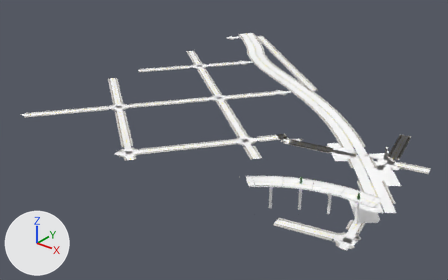
What one commit did to the glTF model game/assets/city/roads/roads_1_1.gltf.
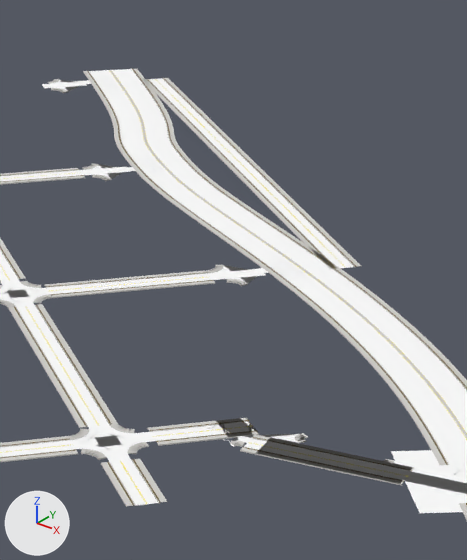
The first picture shows the older version from a 50 mm lens placed at (1230.0, -1464.0, 343.0), pointed at (732.0, -842.0, -43.0). The close-ups show the older and then the newer version on the part from 48% to 78% of the width and 5% to 62% of the height of that picture. Only the edits that show in the close-ups are written down. Lighting does not change. The marker at lower left points along +X, +Y and +Z. Objects named as collision shapes, trigger or cutter boxes, shadow casters or lower levels of detail are left out. Vertices at exactly the same position are counted once.

Objects in the first close-up: 'roads_1_1_Road_Tactile_Strip', 'roads_1_1_SH_kerb', 'roads_1_1_SH_road_marking_white', 'roads_1_1_SH_road_marking_yellow', 'roads_1_1_SH_sidewalk', 'roads_1_1_SH_wet_asphalt'.
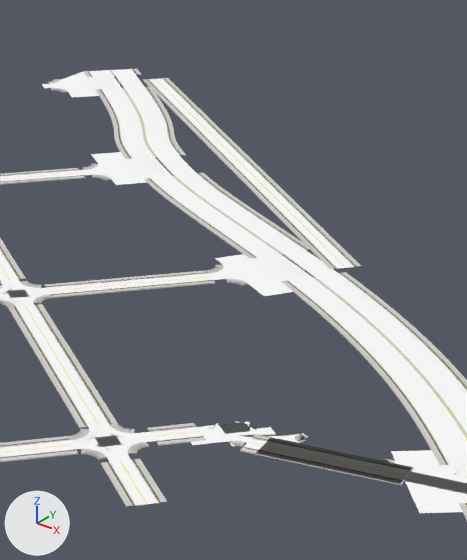
What differs and where, as boxes [x1, y1, x2, y2] in the close-ups (467 x 560 px; the box of a moved part takes in the faces that stretch with it):
part 1 of me_roads_1_1_road_tactile_strip, deleted: before [196, 420, 257, 437]
part 2 of me_roads_1_1_road_tactile_strip, deleted: before [131, 155, 199, 178]
part 3 of me_roads_1_1_road_tactile_strip, deleted: before [256, 250, 341, 281]
part 4 of me_roads_1_1_sh_kerb, deleted: before [196, 421, 256, 436]
part 5 of me_roads_1_1_sh_kerb, deleted: before [133, 155, 198, 178]
part 6 of me_roads_1_1_sh_kerb, deleted: before [258, 250, 339, 281]
part 7 of me_roads_1_1_sh_sidewalk, deleted: before [194, 417, 259, 441]
part 8 of me_roads_1_1_sh_sidewalk, deleted: before [126, 155, 203, 180]
part 9 of me_roads_1_1_sh_sidewalk, deleted: before [250, 249, 345, 282]
part 10 of me_roads_1_1_sh_sidewalk, deleted: before [87, 74, 150, 89]
part 11 of me_roads_1_1_sh_wet_asphalt, moved or reshaped: before [58, 80, 91, 92]; after [58, 72, 101, 97]
part 12 of me_roads_1_1_sh_wet_asphalt, moved or reshaped: before [100, 164, 136, 179]; after [91, 152, 149, 185]
part 13 of me_roads_1_1_sh_wet_asphalt, moved or reshaped: before [224, 265, 269, 284]; after [215, 254, 294, 296]
part 14 of me_roads_1_1_sh_wet_asphalt, moved or reshaped: before [232, 435, 285, 441]; after [191, 427, 288, 445]

The change, as a diff of the scene's bpy script:
```diff
--- a/game/assets/city/roads/roads_1_1.gltf.py
+++ b/game/assets/city/roads/roads_1_1.gltf.py
@@ me_roads_1_1_road_tactile_strip @@
-me_roads_1_1_road_tactile_strip.from_pydata(...)  # 1776 vertices, 1676 faces; spans x 505.0..1024.0, y -1029.0..-501.0, z 0.0
+me_roads_1_1_road_tactile_strip.from_pydata(...)  # 1704 vertices, 1592 faces; spans x 505.0..1024.0, y -1029.0..-501.0, z 0.0
+# me_roads_1_1_road_tactile_strip part 1: 28 vertices removed from x 831.0..848.0, y -867.0..-849.0, z 0.0
+# me_roads_1_1_road_tactile_strip part 2: 16 vertices removed from x 629.0..660.0, y -646.0..-614.0, z 0.0
+# me_roads_1_1_road_tactile_strip part 3: 16 vertices removed from x 754.0..783.0, y -719.0..-687.0, z 0.0
+# other edits to the shape of me_roads_1_1_road_tactile_strip do not show in these pictures
 me_roads_1_1_road_tactile_strip.materials.append(mat_road_tactile_strip)
@@ me_roads_1_1_sh_kerb @@
-me_roads_1_1_sh_kerb.from_pydata(...)  # 4558 vertices, 6016 faces; spans x 506.0..1024.0, y -1028.0..-502.0, z 0.0
+me_roads_1_1_sh_kerb.from_pydata(...)  # 4354 vertices, 5672 faces; spans x 506.0..1024.0, y -1028.0..-502.0, z 0.0
+# me_roads_1_1_sh_kerb part 4: 42 vertices removed from x 831.0..847.0, y -866.0..-850.0, z 0.0
+# me_roads_1_1_sh_kerb part 5: 40 vertices removed from x 630.0..659.0, y -646.0..-615.0, z 0.0
+# me_roads_1_1_sh_kerb part 6: 40 vertices removed from x 755.0..783.0, y -718.0..-688.0, z 0.0
+# other edits to the shape of me_roads_1_1_sh_kerb do not show in these pictures
 me_roads_1_1_sh_kerb.materials.append(mat_sh_kerb)
@@ me_roads_1_1_sh_sidewalk @@
-me_roads_1_1_sh_sidewalk.from_pydata(...)  # 4544 vertices, 5232 faces; spans x 504.0..1027.0, y -1031.0..-500.0, z 0.0
+me_roads_1_1_sh_sidewalk.from_pydata(...)  # 4372 vertices, 5000 faces; spans x 504.0..1025.0, y -1031.0..-500.0, z 0.0
+# me_roads_1_1_sh_sidewalk part 7: 42 vertices removed from x 829.0..850.0, y -868.0..-848.0, z 0.0
+# me_roads_1_1_sh_sidewalk part 8: 24 vertices removed from x 628.0..661.0, y -648.0..-612.0, z 0.0
+# me_roads_1_1_sh_sidewalk part 9: 24 vertices removed from x 753.0..784.0, y -721.0..-685.0, z 0.0
+# me_roads_1_1_sh_sidewalk part 10: 18 vertices removed from x 525.0..555.0, y -543.0..-511.0, z 0.0
+# other edits to the shape of me_roads_1_1_sh_sidewalk do not show in these pictures
 me_roads_1_1_sh_sidewalk.materials.append(mat_sh_sidewalk)
@@ me_roads_1_1_sh_wet_asphalt @@
-me_roads_1_1_sh_wet_asphalt.from_pydata(...)  # 13543 vertices, 24396 faces; spans x 506.0..1031.0, y -1030.0..-502.0, z 0.0..32.0
+me_roads_1_1_sh_wet_asphalt.from_pydata(...)  # 13494 vertices, 24317 faces; spans x 506.0..1031.0, y -1030.0..-502.0, z 0.0..32.0
+# me_roads_1_1_sh_wet_asphalt part 11: 10 vertices moved from x 512.0..536.0, y -557.0..-532.0, z 0.0 to x 512.0..554.0, y -566.0..-536.0, z 0.0; 8 vertices removed from x 512.0..534.0, y -546.0..-529.0, z 0.0; 8 vertices added at x 512.0..527.0, y -541.0..-516.0, z 0.0
+# me_roads_1_1_sh_wet_asphalt part 12: 15 vertices moved from x 619.0..643.0, y -660.0..-633.0, z 0.0 to x 605.0..658.0, y -667.0..-618.0, z 0.0; 2 vertices removed from x 640.0..642.0, y -636.0..-634.0, z 0.0; 2 vertices added at x 635.0..649.0, y -641.0..-630.0, z 0.0
+# me_roads_1_1_sh_wet_asphalt part 13: 16 vertices moved from x 745.0..768.0, y -734.0..-706.0, z 0.0 to x 735.0..789.0, y -743.0..-697.0, z 0.0
+# me_roads_1_1_sh_wet_asphalt part 14: 9 vertices moved from x 840.0..856.0, y -868.0..-853.0, z 0.0 to x 829.0..857.0, y -875.0..-849.0, z 0.0; 6 vertices removed from x 842.0..846.0, y -868.0..-856.0, z 0.0; 6 vertices added at x 836.0..860.0, y -880.0..-848.0, z 0.0
+# other edits to the shape of me_roads_1_1_sh_wet_asphalt do not show in these pictures
 me_roads_1_1_sh_wet_asphalt.materials.append(mat_sh_wet_asphalt)
```
